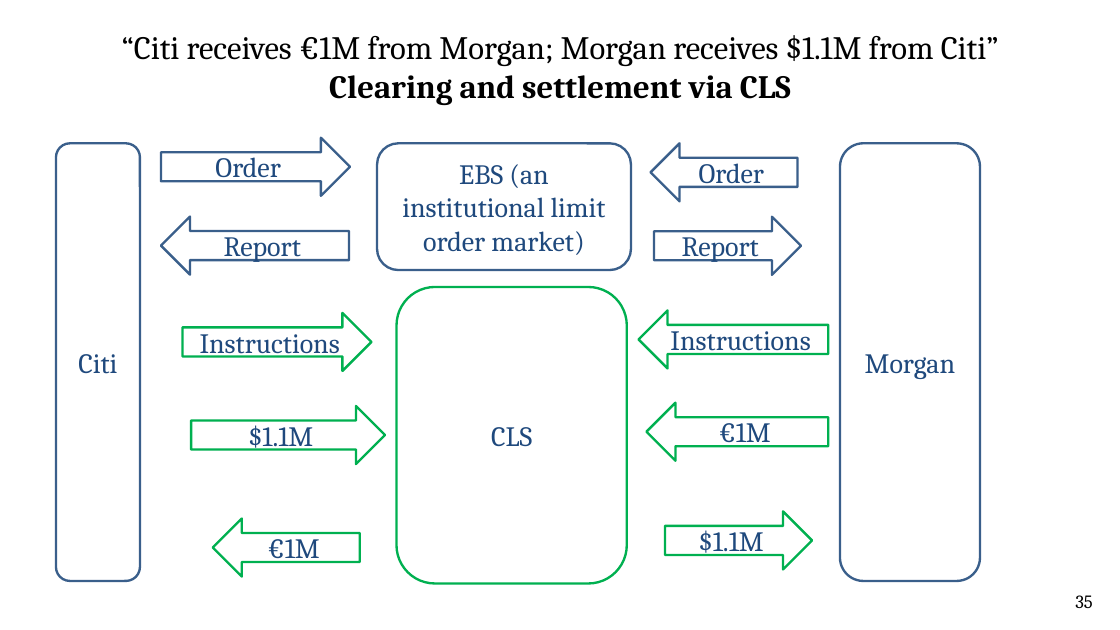
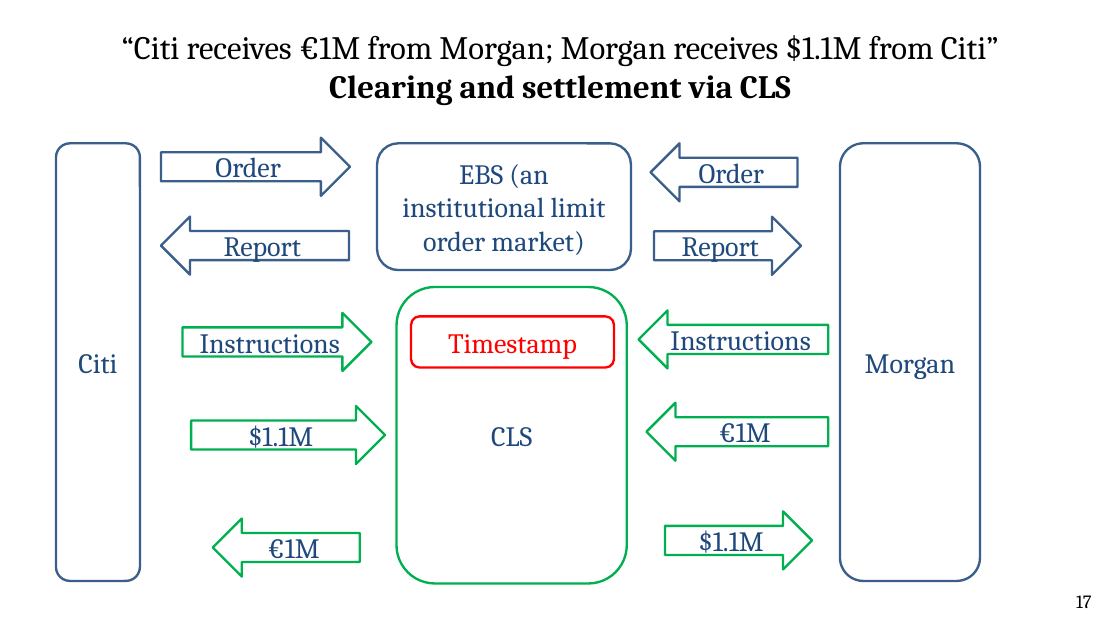
Before and after one commit to cpfiffer/microstructure.exchange, a slide deck: slide 17 of slides/Hasbrouck-Levich Network Microstructure Workshop.pptx (slide 35 before the commit). Drawn at 1120x630 pixels with LibreOffice and Linux fonts; fonts in the diff are those of the drawing. Boxes give left, top, right and bottom in pixels: in the first picture for what was removed or moved away, otherwise in the second. Text is boxed around its words. In the diff, an @@ line names an element or a change of style, - is before the commit and + after.

```diff
--- a/slides/Hasbrouck-Levich Network Microstructure Workshop.pptx
+++ b/slides/Hasbrouck-Levich Network Microstructure Workshop.pptx
@@ rounded rectangle added at (x1=411, y1=317, x2=614, y2=368), fill #FFFFFF, outline #FF0000 2 pt, 24 pt, text #FF0000 @@
+Timestamp
@@ page number at (x1=1076, y1=595, x2=1091, y2=608): text changed @@
-35
+17
```
Also in this commit, not shown: 4 other slides changed, 1 slide added.
